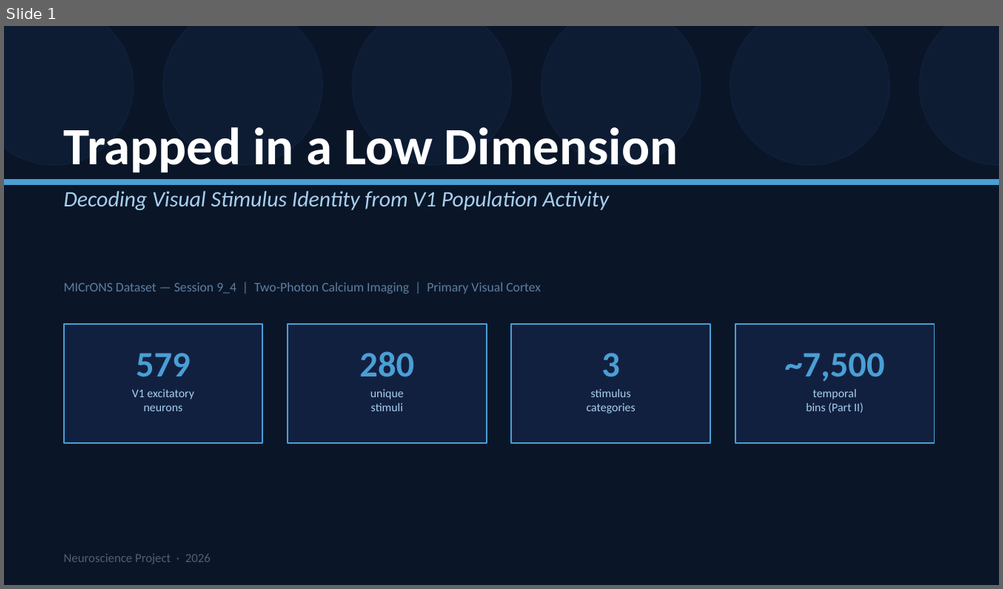
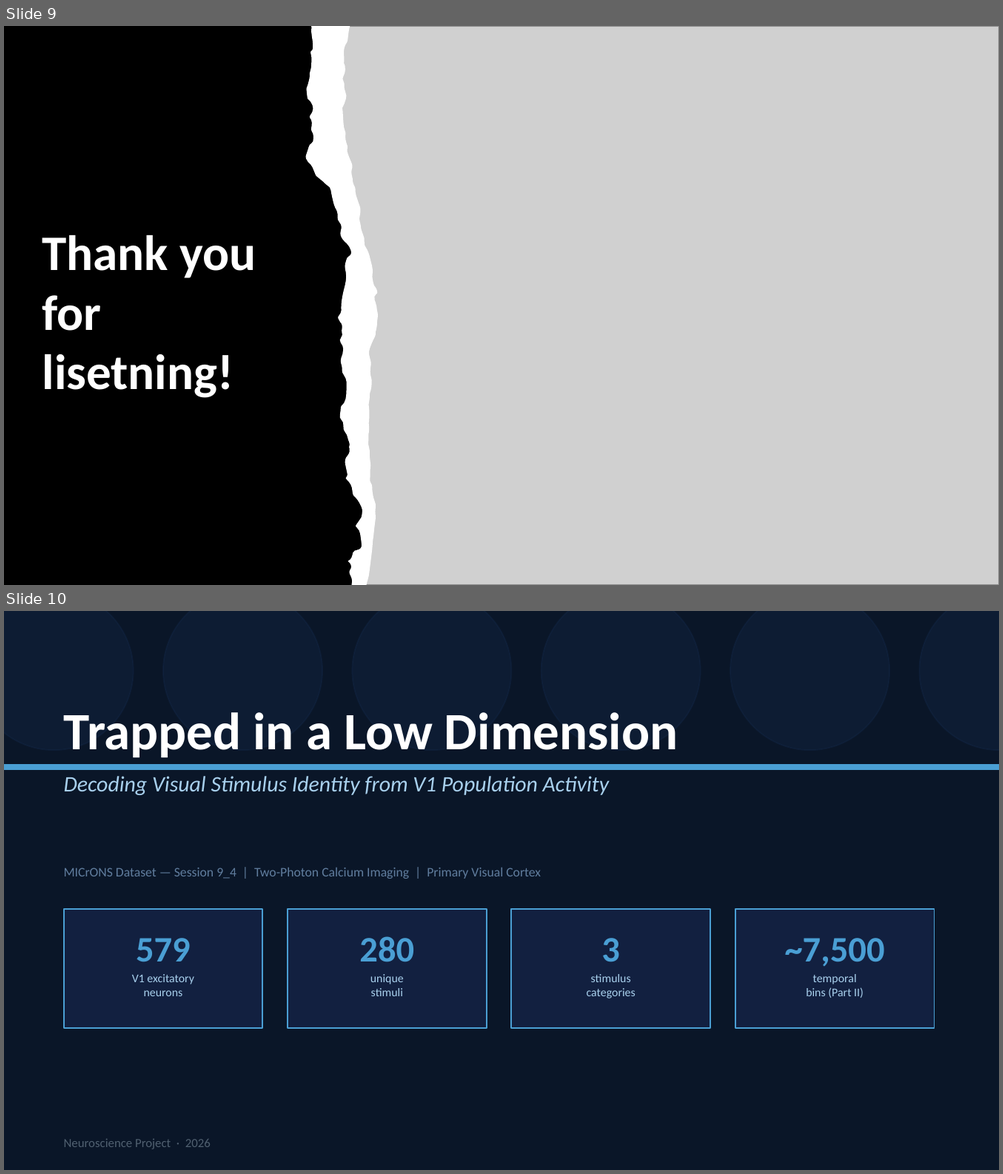
Before and after one commit to Khatibi16/neuroscience, a slide deck: V1_Decoding_Presentation.pptx. Shown one above the other, each under a label of ours: slide 1 before the commit, slides 9 and 10 after it. The pictures are 1003x589 and 1003x1174 pixels, drawn with LibreOffice and Linux fonts; fonts in the diff are those of the drawing; grey boxes stand for pictures; background and template pictures are left out. Boxes give left, top, right and bottom in pixels: in the first picture for what was removed or moved away, otherwise in the second. Text is boxed around its words. In the diff, an @@ line names an element or a change of style, - is before the commit and + after.

```diff
--- a/V1_Decoding_Presentation.pptx
+++ b/V1_Decoding_Presentation.pptx
@@ slide 9 added at box(4, 26, 999, 585), background #FFFFFF @@
@@ freeform shape added at box(4, 26, 377, 585), fill #000000 @@
@@ freeform shape added at box(305, 26, 377, 585), fill #FFFFFF @@
@@ freeform shape added at box(307, 26, 378, 585), fill #FFFFFF @@
@@ picture added at box(320, 26, 999, 585) @@
@@ text added at box(42, 235, 256, 398), 36 pt, text #FFFFFF, bold @@
+Thank you for lisetning!
@@ what was slide 1 is now slide 10 @@
```
Also in this commit, not shown: 5 slides changed, 8 other slides added.
